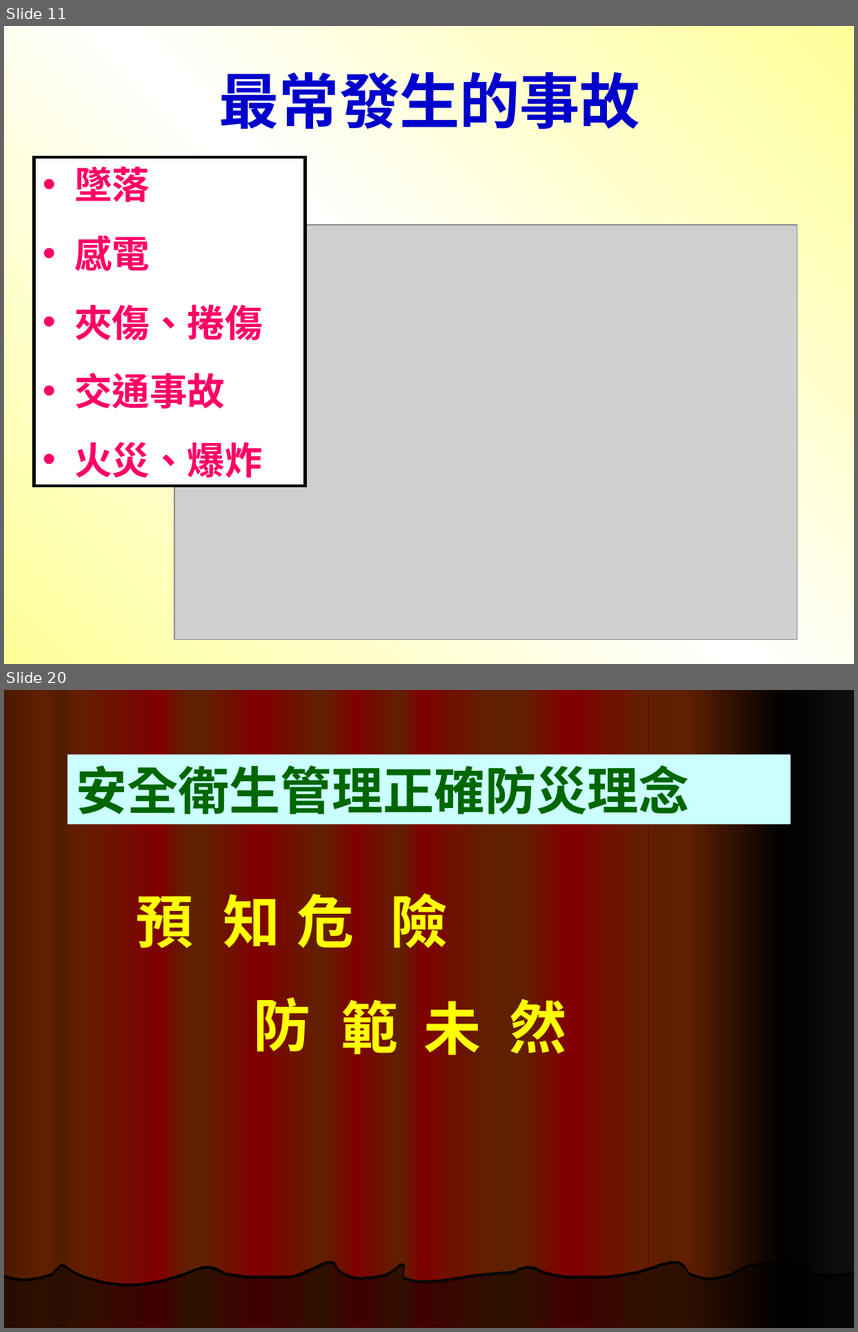
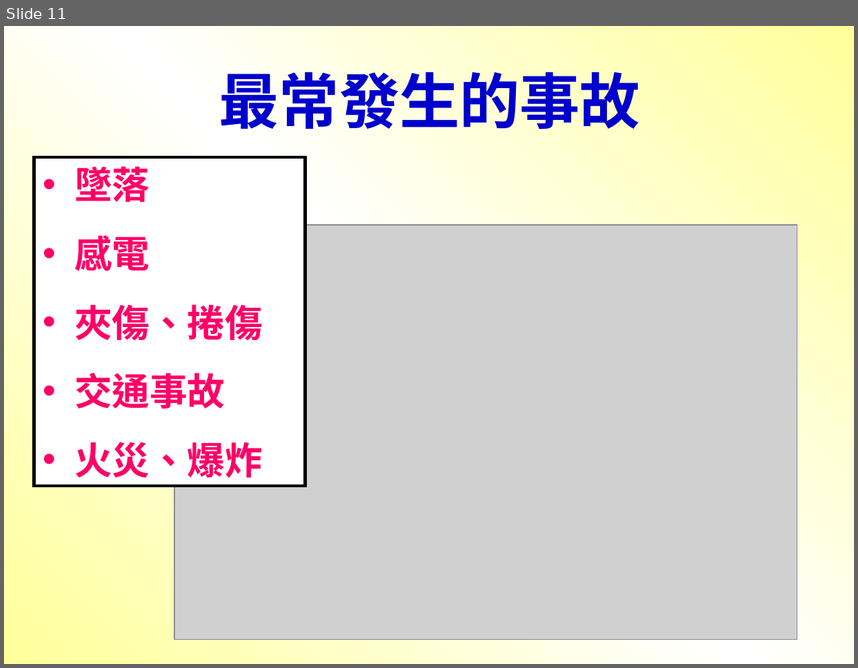
Before and after one commit to LawrenceChien/2017-PPES-Lookout-Project, a slide deck: 2017 PPES Lookout Project--001/000. Safety & Health/Regulations/Emergency Response.ppt. Shown one above the other, each under a label of ours: slides 11 and 20 before the commit, slide 11 after it; the slides between them are not shown. The pictures are 858x1332 and 858x668 pixels, drawn with LibreOffice and Linux fonts; fonts in the diff are those of the drawing; grey boxes stand for pictures. Boxes give left, top, right and bottom in pixels: in the first picture for what was removed or moved away, otherwise in the second. Text is boxed around its words. In the diff, an @@ line names an element or a change of style, - is before the commit and + after.

```diff
--- a/2017 PPES Lookout Project--001/000. Safety & Health/Regulations/Emergency Response.ppt
+++ b/2017 PPES Lookout Project--001/000. Safety & Health/Regulations/Emergency Response.ppt
@@ slide 20 removed at (4,690,854,1328), background #800000 @@
@@ rectangle removed at (68,754,791,823) @@
-安全衛生管理正確防災理念
@@ text removed at (136,896,194,948) @@
-預
@@ text removed at (223,894,355,948) @@
-知
@@ text removed at (223,894,355,948) @@
-危
@@ text removed at (390,893,448,948) @@
-險
@@ text removed at (253,997,310,1052) @@
-防
@@ text removed at (341,1000,399,1054) @@
-範
@@ text removed at (509,998,566,1054) @@
-然
@@ text removed at (424,1000,481,1055) @@
-未
@@ group removed at (4,690,854,1328): 19 rectangles, 2 freeform shapes @@
```
Also in this commit, not shown: 1 slide changed, 21 other slides removed, 1 other file.
